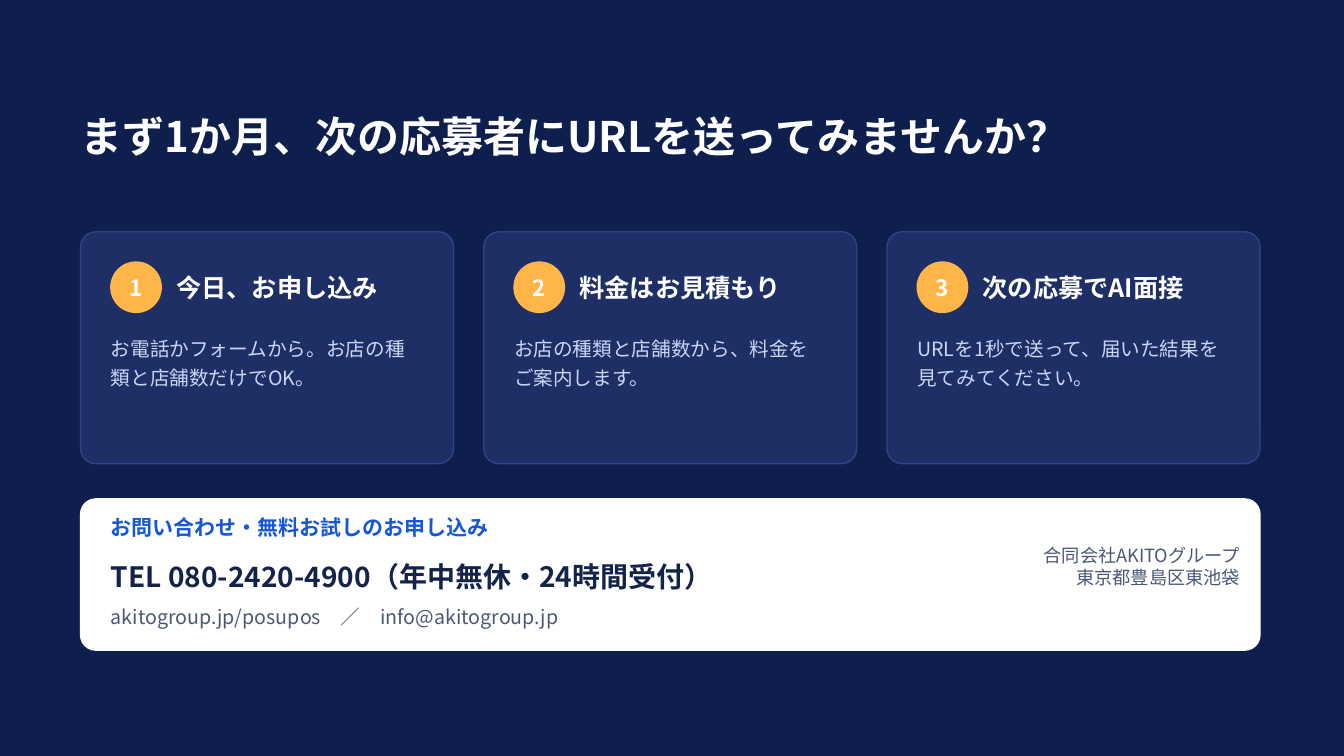
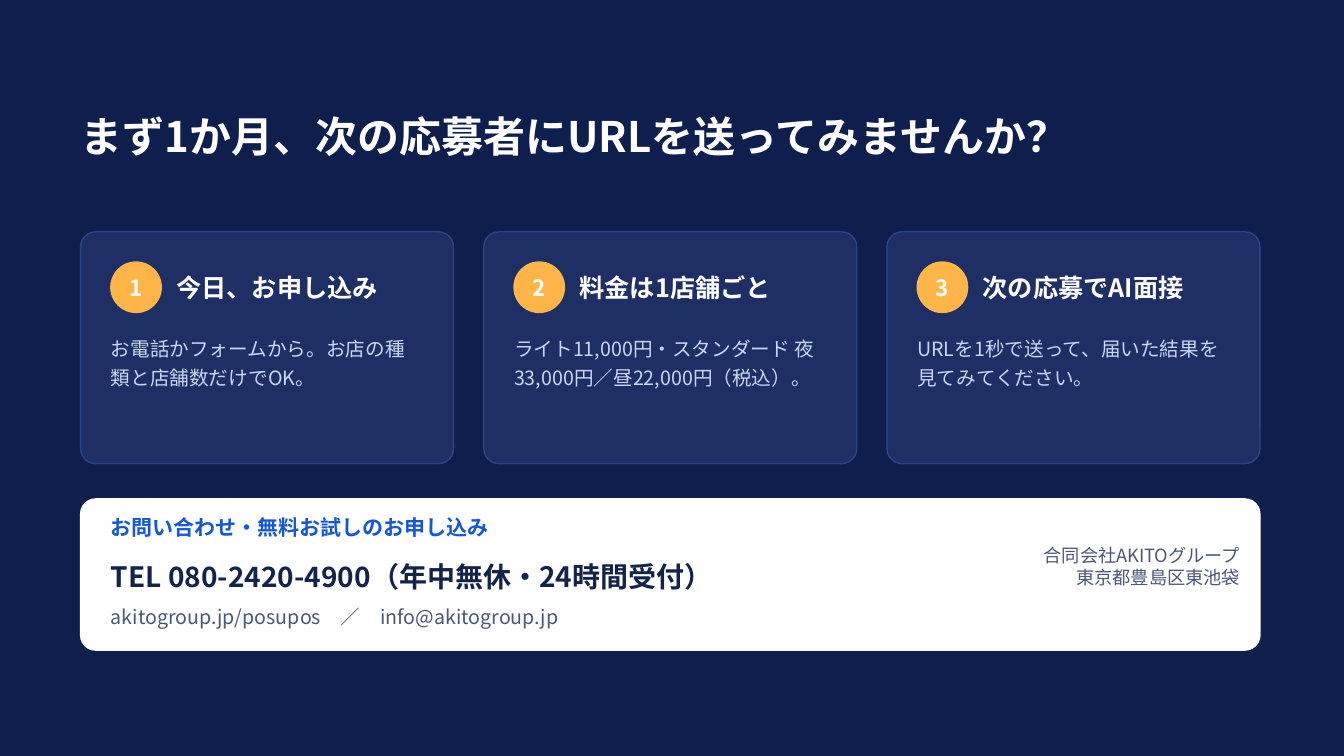
Before and after one commit to SatoAkito2026/GACHICAREERAI, a slide deck: slide 19 of docs/posupos-sales/posupos-teian.pptx (slide 18 before the commit). Drawn at 1344x756 pixels with LibreOffice and Linux fonts; fonts in the diff are those of the drawing; background and template pictures are left out. Boxes give left, top, right and bottom in pixels: in the first picture for what was removed or moved away, otherwise in the second. Text is boxed around its words. In the diff, an @@ line names an element or a change of style, - is before the commit and + after.

```diff
--- a/docs/posupos-sales/posupos-teian.pptx
+++ b/docs/posupos-sales/posupos-teian.pptx
@@ text at [580,275,771,300]: text changed @@
-料金はお見積もり
+料金は1店舗ごと
@@ text at [514,339,814,389]: text changed @@
-お店の種類と店舗数から、料金をご案内します。
+ライト11,000円・スタンダード 夜33,000円／昼22,000円（税込）。
```
Also in this commit, not shown: 2 other slides changed, 1 slide added, 5 other files.
